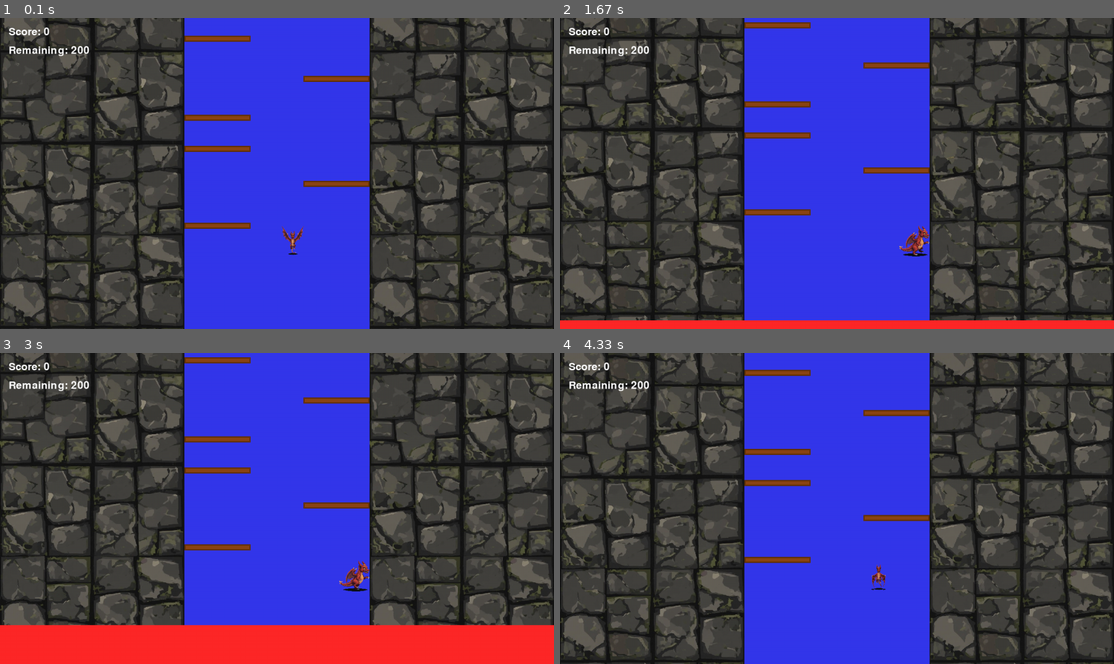
Above: before the commit, frames 1-4 (two rows, left to right).
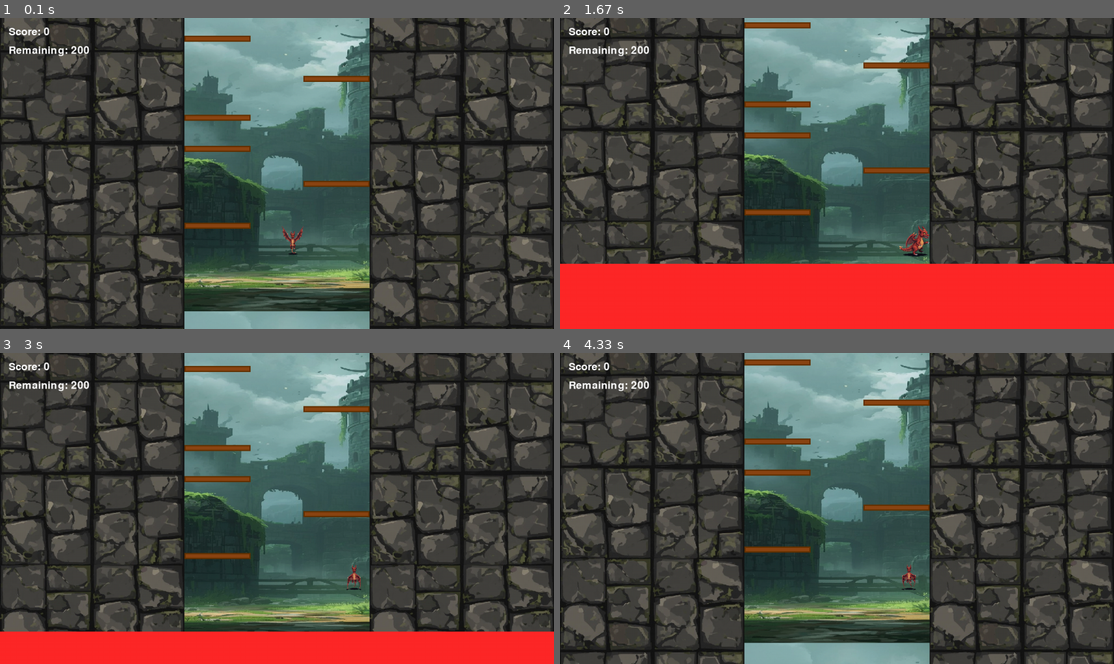
Above: after the commit, the same moments.

Repository: KamilHasik/ProjektPYgame
Game: pygame game, started from CastleClimbers.py
The game is run twice, just before and just after one commit, with the same random seed, the same clock (stepped at 60 frames per second) and the same inputs.
Inputs:
- Up to frame 1 (0.1 s): no input
- Up to frame 2 (1.67 s): hold Up 0.33-0.8 s; tap A at 0.83 s; hold D from 1.17 s (still down)
- Up to frame 3 (3 s): release D at 1.8 s; hold Up 1.83-2.13 s; hold Up 2.17-2.53 s; hold D from 2.57 s (still down)
- Up to frame 4 (4.33 s): release D at 3.2 s; hold Up 3.23-3.53 s; tap A at 3.57 s; hold D from 3.9 s (still down)

The runs differ from the first frame. In frame 1, 32% of the frame differs, in the area x 33-67%, y 0-100%; in frame 2, 43%; in frame 3, 53%; in frame 4, 59%, in the area x 0-100%, y 0-100%.

Commit message:
bgandfixes

Diff:
--- a/CastleClimbers.py
+++ b/CastleClimbers.py
@@ -26,13 +26,23 @@
 y_velocity = 0
 
 danger_y = HEIGHT + int(HEIGHT * 0.3)
-danger_speed = HEIGHT * 0.0008
+danger_speed = 2 # STAŁA PRĘDKOŚĆ (bez przyspieszania)
 
 left_wall = pygame.Rect(0, 0, wall_thickness, 100000)
 right_wall = pygame.Rect(right_wall_x, 0, wall_thickness, 100000)
 
 tile_width = wall_thickness // 2
 tile_height = tile_width
+
+# Wczytanie tła
+background_image = None
+background_path = os.path.join("Graphic", "Player", "Background.jpg")
+try:
+    background_image = pygame.image.load(background_path)
+    background_image = pygame.transform.scale(background_image, (WIDTH, HEIGHT))
+    print("Zaladowano tło")
+except:
+    print("Nie zaladowano tła")
 
 tiles = []
 
@@ -247,8 +257,7 @@
 
     camera_y = y - HEIGHT * 2 // 3
 
-    danger_y -= danger_speed
-    danger_speed += HEIGHT * 0.000003
+    danger_y -= danger_speed  # stała prędkość, bez przyspieszania
 
     if y + player_size > danger_y:
         y = HEIGHT - int(HEIGHT * 0.15)
@@ -257,13 +266,19 @@
         camera_y = 0
         score = 0
         danger_y = HEIGHT + int(HEIGHT * 0.3)
-        danger_speed = HEIGHT * 0.0008
         for platform in platforms:
             platform.scored = False
             platform.visible = True
             platform.breaking = False
 
-    window.fill((52, 55, 235))
+    # Rysowanie tła
+    if background_image:
+        bg_y = camera_y * 0.3
+        window.blit(background_image, (0, -bg_y % HEIGHT))
+        window.blit(background_image, (0, -bg_y % HEIGHT - HEIGHT))
+    else:
+        window.fill((52, 55, 235))
+
     draw_tiled_wall(window, left_wall, tiles)
     draw_tiled_wall(window, right_wall, tiles)
 
@@ -301,7 +316,7 @@
 
     for platform in platforms:
         if platform.breaking and platform.visible:
-            if pygame.time.get_ticks() - platform.break_timer >= 400:
+            if pygame.time.get_ticks() - platform.break_timer >= 1000:
                 platform.visible = False
 
     pygame.display.update()
